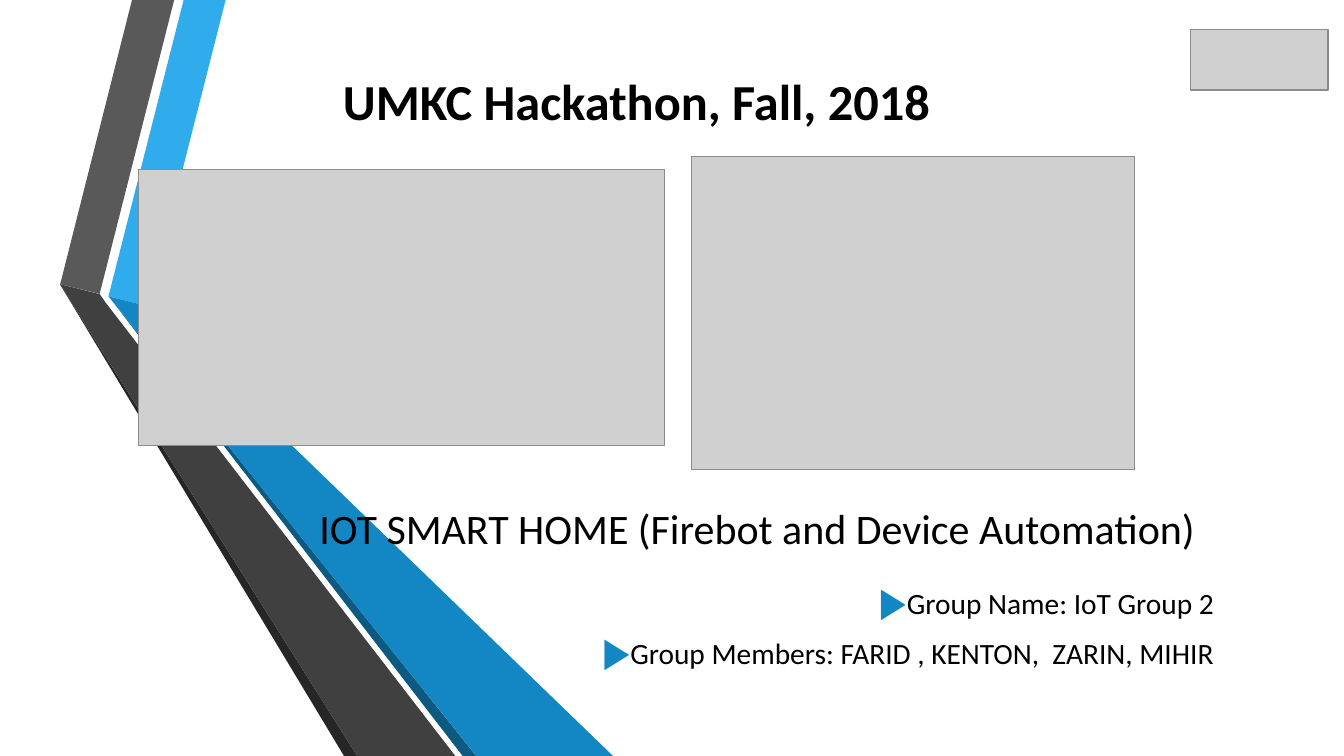
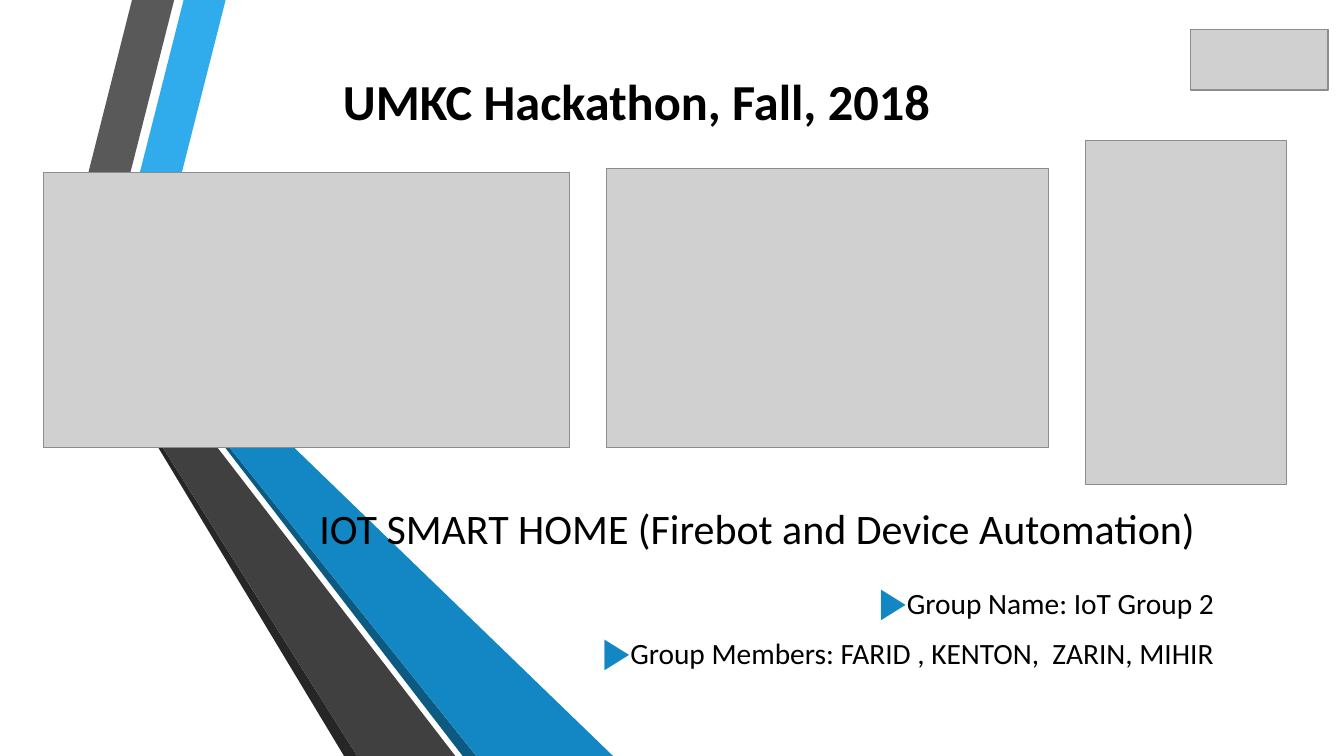
Before and after one commit to farid7666/CS5690-IoT-Robot, a slide deck: slide 1 of Project/Documentation/IOT-SMART-HOME-Firebot-and-Device-Automation.pptx. Drawn at 1344x756 pixels with LibreOffice and Linux fonts; fonts in the diff are those of the drawing; grey boxes stand for pictures; background and template pictures are left out. Boxes give left, top, right and bottom in pixels: in the first picture for what was removed or moved away, otherwise in the second. Text is boxed around its words. In the diff, an @@ line names an element or a change of style, - is before the commit and + after.

```diff
--- a/Project/Documentation/IOT-SMART-HOME-Firebot-and-Device-Automation.pptx
+++ b/Project/Documentation/IOT-SMART-HOME-Firebot-and-Device-Automation.pptx
@@ picture added at bbox=[1086, 140, 1287, 484] @@
@@ picture: place and size @@
-picture at bbox=[139, 169, 665, 446]
+picture at bbox=[44, 172, 571, 449]
@@ picture: place and size @@
-picture at bbox=[692, 156, 1134, 470]
+picture at bbox=[607, 168, 1050, 448]
```
Also in this commit, not shown: 1 other slide changed, 13 other files.
